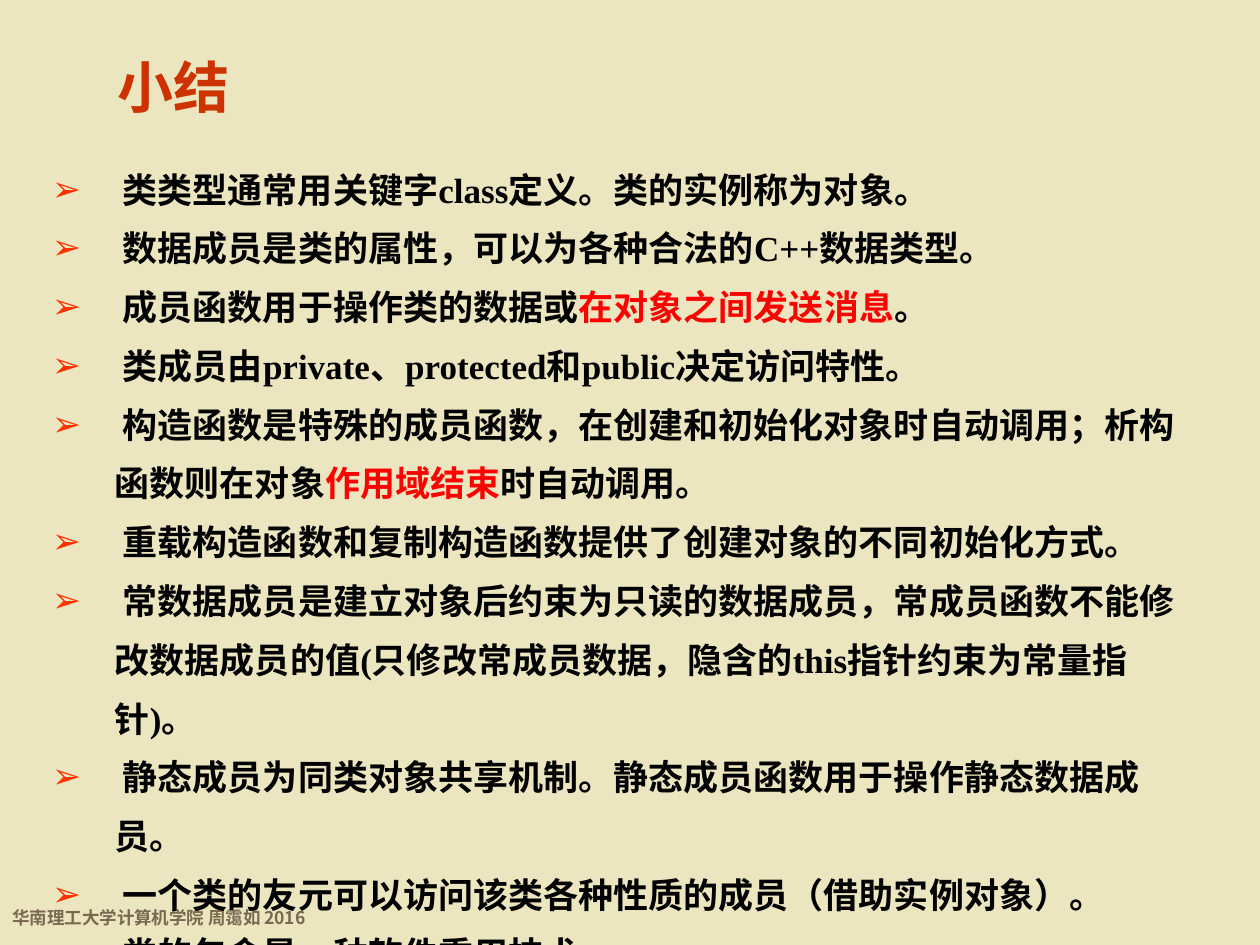
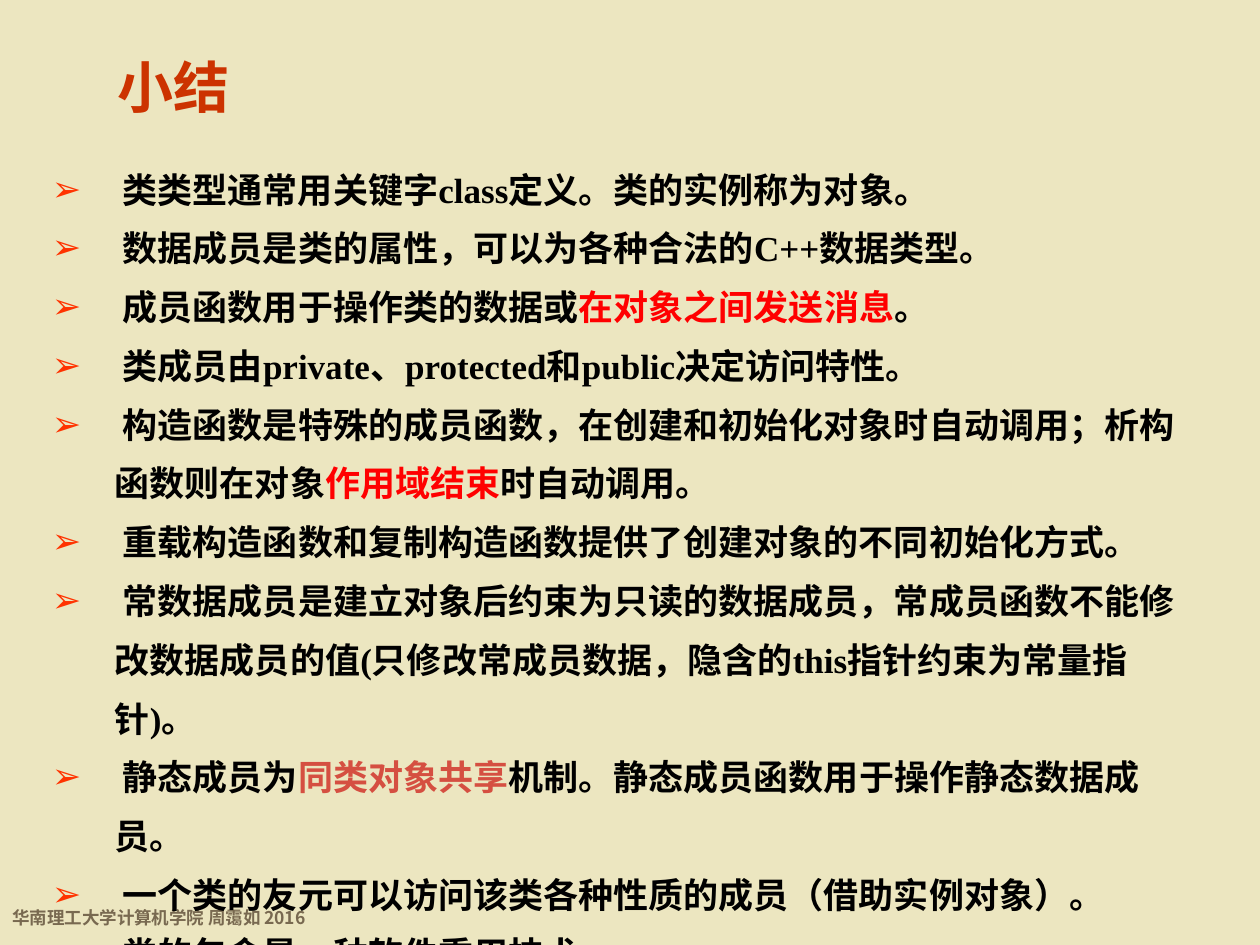
Before and after one commit to wwuhn/wwuhn.github.io, a slide deck: slide 257 of bookspcClassic/C++程序设计基础（第5版）周霭如/6-类与对象.pptx. Drawn at 1260x945 pixels with LibreOffice and Linux fonts; fonts in the diff are those of the drawing; background and template pictures are left out. Boxes give left, top, right and bottom in pixels: in the first picture for what was removed or moved away, otherwise in the second. Text is boxed around its words. In the diff, an @@ line names an element or a change of style, - is before the commit and + after.

```diff
--- a/bookspcClassic/C++程序设计基础（第5版）周霭如/6-类与对象.pptx
+++ b/bookspcClassic/C++程序设计基础（第5版）周霭如/6-类与对象.pptx
@@ text at bbox=[115, 760, 1140, 853]: text colour #000000 to #D54F41 in "静态成员为同类对象共享机制。静态成员函数用于操作静态数据成员。" @@
```
Also in this commit, not shown: 15 other slides changed.
